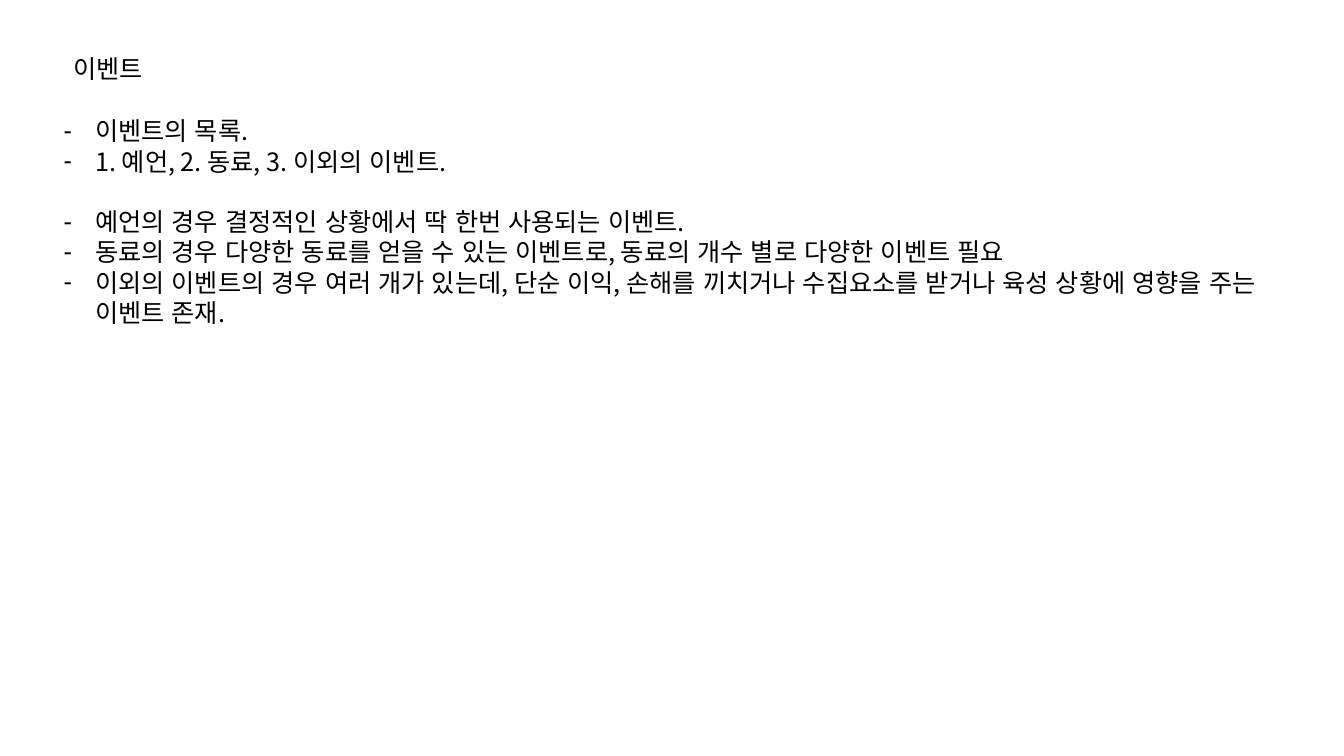
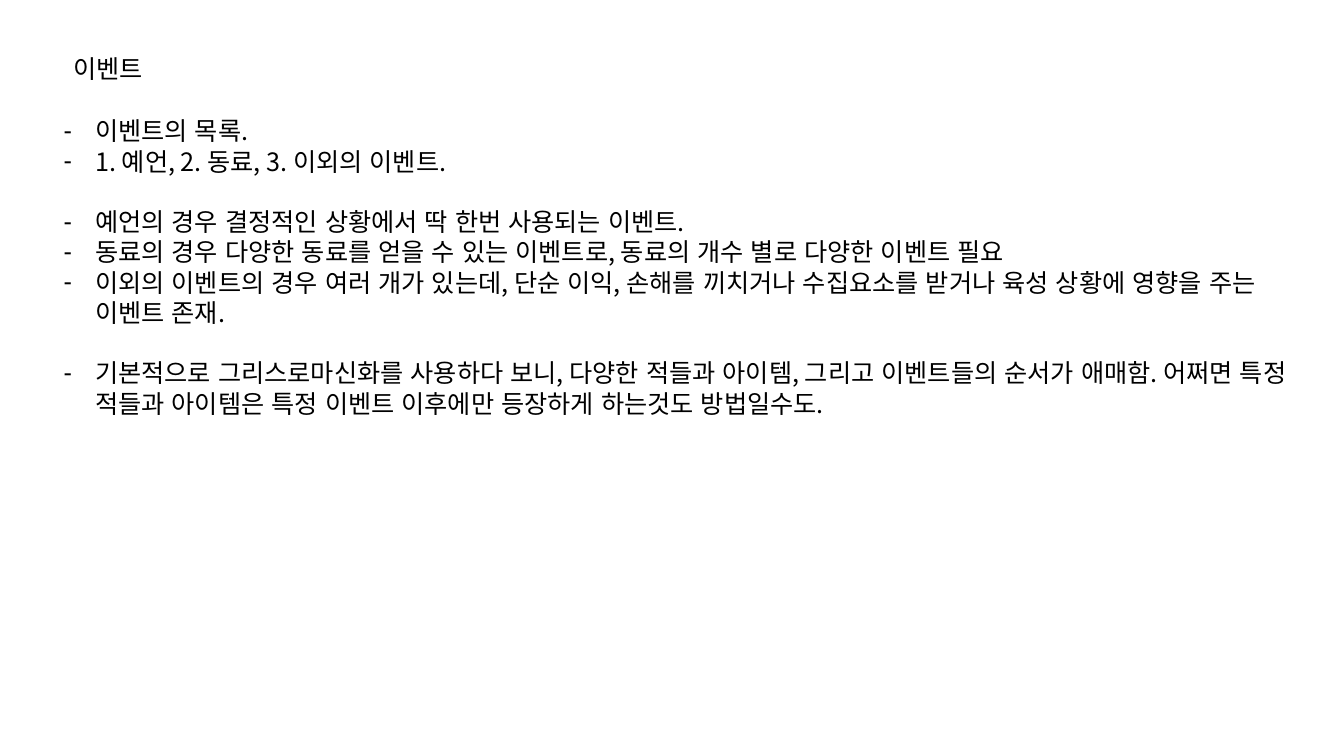
Before and after one commit to IdfKLeh/capstone, a slide deck: slide 1 of 이벤트.pptx. Drawn at 1344x756 pixels with LibreOffice and Linux fonts; fonts in the diff are those of the drawing. Boxes give left, top, right and bottom in pixels: in the first picture for what was removed or moved away, otherwise in the second. Text is boxed around its words. In the diff, an @@ line names an element or a change of style, - is before the commit and + after.

Commit message:
변신이야기 작성중
이벤트로 써야함..

```diff
--- a/이벤트.pptx
+++ b/이벤트.pptx
@@ text at (95,361,1286,415): paragraph added @@
+– 기본적으로 그리스로마신화를 사용하다 보니, 다양한 적들과 아이템, 그리고 이벤트들의 순서가 애매함. 어쩌면 특정 적들과 아이템은 특정 이벤트 이후에만 등장하게 하는것도 방법일수도.
```
Also in this commit, not shown: 6 other files.
